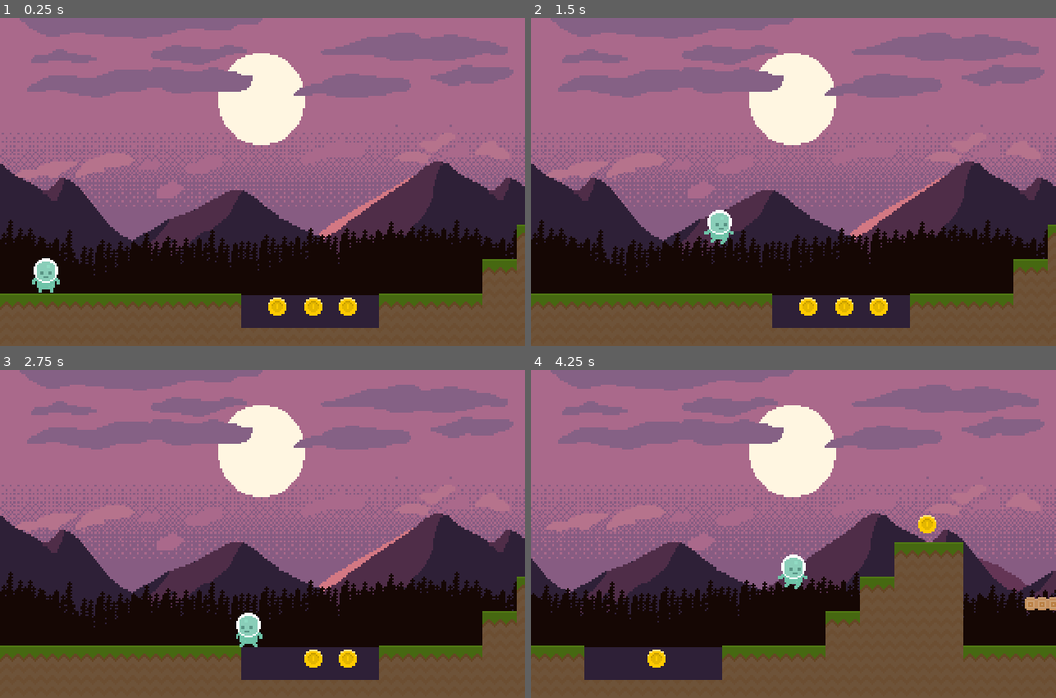
Above: before the commit, frames 1-4 (two rows, left to right).
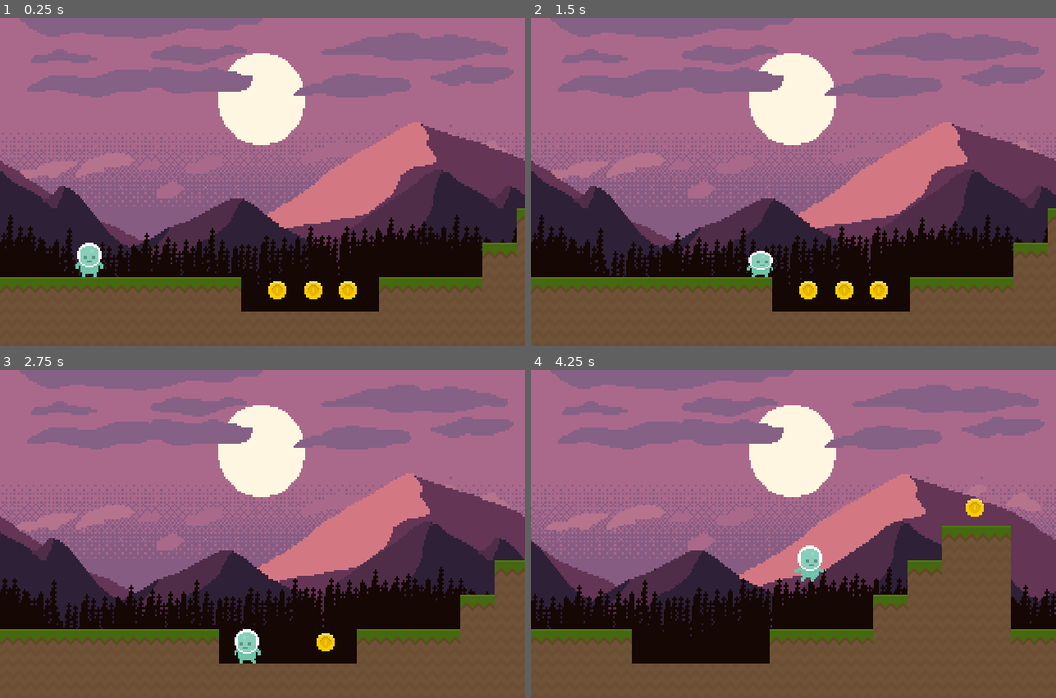
Above: after the commit, the same moments.

Repository: ludover-workshop/puzzle-platformer-2022
Game: Godot game, scene res://Main.tscn
Same seed, same stepped clock (60 frames per second), same inputs: the game is played once before the commit and once after it. Before the commit the project starts from res://level1/Level1.tscn.
Inputs:
- Up to frame 1 (0.25 s): no input
- Up to frame 2 (1.5 s): hold Right (move_right) from 0.53 s (still down); tap Space (jump) at 0.6, 0.77, 1.07, 1.35 s
- Up to frame 3 (2.75 s): tap Space (jump) at 1.52, 1.82, 2.1 s; release Right (move_right) at 2.03 s; hold Left (move_left) from 2.03 s (still down)
- Up to frame 4 (4.25 s): release Left (move_left) at 2.78 s; hold Right (move_right) from 2.78 s (still down); tap Space (jump) at 2.85, 3.02, 3.32, 3.6, 3.77, 4.07 s

The runs differ from the first frame. In frame 1, 20% of the frame differs, in the area x 0-100%, y 31-95%; in frame 2, 20%; in frame 3, 22%; in frame 4, 26%.

Commit message:
Ajustes de estructura de proyecto + animaciones player

Diff:
--- a/Main.tscn
+++ b/Main.tscn
@@ -1,21 +1,14 @@
 [gd_scene load_steps=4 format=2]
 
 [ext_resource path="res://player/Player.tscn" type="PackedScene" id=1]
-[ext_resource path="res://playground/Playground.tscn" type="PackedScene" id=2]
-[ext_resource path="res://camera/Camera2D.gd" type="Script" id=3]
+[ext_resource path="res://levels/Level1.tscn" type="PackedScene" id=2]
+[ext_resource path="res://camera/Camera2D.tscn" type="PackedScene" id=3]
 
 [node name="Main" type="Node2D"]
+
+[node name="Level1" parent="." instance=ExtResource( 2 )]
 
 [node name="Player" parent="." instance=ExtResource( 1 )]
 position = Vector2( 54, 155 )
 
-[node name="Playground" parent="." instance=ExtResource( 2 )]
-
-[node name="Camera2D" type="Camera2D" parent="."]
-position = Vector2( 53, 157 )
-offset = Vector2( 0, -30 )
-current = true
-smoothing_enabled = true
-editor_draw_limits = true
-editor_draw_drag_margin = true
-script = ExtResource( 3 )
+[node name="Camera2D" parent="." instance=ExtResource( 3 )]
--- a/backgrounds/Background.tscn
+++ b/backgrounds/Background.tscn
@@ -8,7 +8,8 @@
 [node name="ForestBackground" type="ParallaxBackground"]
 
 [node name="ParallaxLayer" type="ParallaxLayer" parent="."]
-motion_scale = Vector2( 0, 1 )
+motion_scale = Vector2( 0, 0 )
+motion_offset = Vector2( 0, -100 )
 
 [node name="Parallax-mountain-bg" type="Sprite" parent="ParallaxLayer"]
 position = Vector2( 0, 100 )
@@ -16,7 +17,8 @@
 texture = ExtResource( 1 )
 
 [node name="ParallaxLayer2" type="ParallaxLayer" parent="."]
-motion_scale = Vector2( 0.3, 1 )
+motion_scale = Vector2( 0.3, 0.3 )
+motion_offset = Vector2( 0, -100 )
 motion_mirroring = Vector2( 320, 0 )
 
 [node name="Parallax-mountain-montain-far" type="Sprite" parent="ParallaxLayer2"]
@@ -25,7 +27,8 @@
 texture = ExtResource( 2 )
 
 [node name="ParallaxLayer3" type="ParallaxLayer" parent="."]
-motion_scale = Vector2( 0.5, 1 )
+motion_scale = Vector2( 0.5, 0.5 )
+motion_offset = Vector2( 0, -40 )
 motion_mirroring = Vector2( 544, 0 )
 
 [node name="Parallax-mountain-mountains" type="Sprite" parent="ParallaxLayer3"]
@@ -34,9 +37,11 @@
 texture = ExtResource( 3 )
 
 [node name="ParallaxLayer4" type="ParallaxLayer" parent="."]
-motion_scale = Vector2( 0.7, 1 )
+motion_scale = Vector2( 0.7, 0.7 )
+motion_offset = Vector2( 0, -50 )
 motion_mirroring = Vector2( 544, 0 )
 
 [node name="Parallax-mountain-trees" type="Sprite" parent="ParallaxLayer4"]
-position = Vector2( 272, 89 )
+position = Vector2( 272, 100.5 )
+scale = Vector2( 1, 1.36875 )
 texture = ExtResource( 4 )
--- a/camera/Camera2D.gd
+++ b/camera/Camera2D.gd
@@ -1,8 +1,6 @@
 extends Camera2D
 
-export(NodePath) var player_path = @"../Player"
-
-onready var player = get_node(player_path)
+onready var player = get_tree().get_nodes_in_group("Player")[0]
 
 func _process(delta):
 	position = player.position
--- /dev/null
+++ b/camera/Camera2D.tscn
@@ -0,0 +1,18 @@
+[gd_scene load_steps=2 format=2]
+
+[ext_resource path="res://camera/Camera2D.gd" type="Script" id=1]
+
+[node name="Camera2D" type="Camera2D"]
+position = Vector2( 53, 157 )
+offset = Vector2( 0, -30 )
+current = true
+limit_left = 0
+limit_bottom = 240
+drag_margin_v_enabled = true
+smoothing_enabled = true
+smoothing_speed = 10.0
+drag_margin_top = 0.5
+drag_margin_bottom = 0.0
+editor_draw_limits = true
+editor_draw_drag_margin = true
+script = ExtResource( 1 )
--- a/level1/Level1.tscn
+++ b/levels/Level1.tscn
@@ -1,9 +1,7 @@
-[gd_scene load_steps=14 format=2]
+[gd_scene load_steps=12 format=2]
 
-[ext_resource path="res://player/Player.tscn" type="PackedScene" id=1]
 [ext_resource path="res://tilemaps/Ground.tscn" type="PackedScene" id=2]
 [ext_resource path="res://backgrounds/Background.tscn" type="PackedScene" id=3]
-[ext_resource path="res://camera_alt/CameraAlt.tscn" type="PackedScene" id=4]
 [ext_resource path="res://hazards/Spikes.tscn" type="PackedScene" id=5]
 [ext_resource path="res://objects/Trampoline.tscn" type="PackedScene" id=6]
 [ext_resource path="res://objects/Coin.tscn" type="PackedScene" id=7]
@@ -20,8 +18,6 @@
 
 [node name="Ground" parent="." instance=ExtResource( 2 )]
 tile_data = PoolIntArray( 65535, 0, 65538, 131071, 0, 65538, 65607, 0, 3, 65608, 0, 3, 65609, 0, 3, 65610, 0, 3, 65611, …(3751 unchanged characters)…
-
-[node name="CameraAlt" parent="." instance=ExtResource( 4 )]
 
 [node name="MovingPlatform" parent="." instance=ExtResource( 11 )]
 position = Vector2( 567, 104 )
@@ -77,9 +73,6 @@
 position = Vector2( 1212, 66 )
 max_move = 40.0
 move_horizontal = 0.0
-
-[node name="Player" parent="." instance=ExtResource( 1 )]
-position = Vector2( 28, 140 )
 
 [node name="Key" parent="." instance=ExtResource( 8 )]
 position = Vector2( 1084, 22 )
--- a/player/Player.gd
+++ b/player/Player.gd
@@ -2,14 +2,20 @@
 
 var velocity: Vector2 = Vector2.ZERO
 
-export(float) var max_move_speed: float = 200
-export(float) var move_acceleration: float = 400
-export(float) var gravity: float = 400
+export(float) var max_move_speed: float = 100
+export(float) var move_acceleration: float = 500
+export(float) var gravity: float = 600
 export(float) var jump_speed: float = 250
 
 var key_in_pocket = false
 
 var movement_direction = Vector2.ZERO
+
+onready var state_machine = $AnimationTree.get("parameters/playback")
+
+onready var was_on_floor = is_on_floor()
+
+var just_jumped = false
 
 func _physics_process(delta):
 	movement_direction = Vector2.ZERO
@@ -19,8 +25,10 @@
 	if Input.is_action_pressed("move_left"):
 		movement_direction = Vector2.LEFT
 
+
 	if Input.is_action_just_pressed("jump") && is_on_floor():
 		velocity.y = -jump_speed
+		just_jumped = true
 
 	#velocity.x = clamp(velocity.x + movement_direction.x * move_acceleration * delta, -max_move_speed, max_move_speed)
 
@@ -29,6 +37,24 @@
 	velocity = velocity + Vector2.DOWN * gravity * delta
 
 	velocity = move_and_slide_with_snap(velocity, Vector2.DOWN, Vector2.UP)
+
+	update_animation_tree()
+
+func update_animation_tree():
+	if(just_jumped):
+		state_machine.travel("JumpStart")
+	elif was_on_floor && is_on_floor():
+		if abs(velocity.x) > 10 || movement_direction != Vector2.ZERO:
+			state_machine.travel("Walking")
+		else:
+			state_machine.travel("Idle")
+	elif !was_on_floor && is_on_floor():
+		state_machine.travel("JumpLand")
+	elif was_on_floor && !is_on_floor():
+		state_machine.travel("JumpAir")
+
+	was_on_floor = is_on_floor()
+	just_jumped = false
 
 func pickup_coin():
 	print("pickup coin")
@@ -42,6 +68,7 @@
 
 func high_jump():
 	velocity.y = -jump_speed * 1.3
+	just_jumped = true
 
 func damage_control():
 	print("Death!")
--- a/player/Player.tscn
+++ b/player/Player.tscn
@@ -9,6 +9,18 @@
 atlas = ExtResource( 1 )
 region = Rect2( 0, 0, 21, 21 )
 
+[sub_resource type="AtlasTexture" id=9]
+atlas = ExtResource( 1 )
+region = Rect2( 63, 0, 21, 21 )
+
+[sub_resource type="AtlasTexture" id=6]
+atlas = ExtResource( 1 )
+region = Rect2( 210, 0, 21, 21 )
+
+[sub_resource type="AtlasTexture" id=10]
+atlas = ExtResource( 1 )
+region = Rect2( 189, 0, 21, 21 )
+
 [sub_resource type="AtlasTexture" id=7]
 atlas = ExtResource( 1 )
 region = Rect2( 147, 0, 21, 21 )
@@ -17,13 +29,9 @@
 atlas = ExtResource( 1 )
 region = Rect2( 168, 0, 21, 21 )
 
-[sub_resource type="AtlasTexture" id=5]
-atlas = ExtResource( 1 )
-region = Rect2( 189, 0, 21, 21 )
-
-[sub_resource type="AtlasTexture" id=6]
-atlas = ExtResource( 1 )
-region = Rect2( 210, 0, 21, 21 )
+[sub_resource type="AtlasTexture" id=11]
+atlas = ExtResource( 1 )
+region = Rect2( 21, 0, 21, 21 )
 
 [sub_resource type="SpriteFrames" id=2]
 animations = [ {
@@ -32,32 +40,310 @@
 "name": "idle",
 "speed": 5.0
 }, {
+"frames": [ SubResource( 9 ) ],
+"loop": true,
+"name": "crouch",
+"speed": 5.0
+}, {
+"frames": [ SubResource( 6 ), SubResource( 10 ) ],
+"loop": true,
+"name": "walk",
+"speed": 5.0
+}, {
 "frames": [ SubResource( 7 ), SubResource( 8 ) ],
 "loop": true,
 "name": "jump",
 "speed": 5.0
 }, {
-"frames": [ SubResource( 5 ), SubResource( 6 ) ],
-"loop": true,
-"name": "walk",
+"frames": [ SubResource( 11 ) ],
+"loop": true,
+"name": "idleside",
 "speed": 5.0
 } ]
+
+[sub_resource type="Animation" id=12]
+resource_name = "Idle"
+length = 5.0
+loop = true
+tracks/0/type = "value"
+tracks/0/path = NodePath("PlayerSprites:scale")
+tracks/0/interp = 1
+tracks/0/loop_wrap = true
+tracks/0/imported = false
+tracks/0/enabled = true
+tracks/0/keys = {
+"times": PoolRealArray( -0.00338435, 0, 1.3, 3.2, 3.3, 3.4, 4.1, 4.8, 4.9, 5 ),
+"transitions": PoolRealArray( 1, 1, 1, 1, 1, 1, 1, 1, 1, 1 ),
+"update": 0,
+"values": [ Vector2( 1, 1 ), Vector2( 1, 1 ), Vector2( 1, 1.05 ), Vector2( 1, 1 ), Vector2( 1, 0.8 ), Vector2( 1, 1 ), Vector2( 1, 1.05 ), Vector2( 1, 1 ), Vector2( 1, 0.8 ), Vector2( 1, 1 ) ]
+}
+tracks/1/type = "value"
+tracks/1/path = NodePath("PlayerSprites:animation")
+tracks/1/interp = 1
+tracks/1/loop_wrap = true
+tracks/1/imported = false
+tracks/1/enabled = true
+tracks/1/keys = {
+"times": PoolRealArray( 0.000320048, 3.4 ),
+"transitions": PoolRealArray( 1, 1 ),
+"update": 1,
+"values": [ "idle", "idleside" ]
+}
+tracks/2/type = "value"
+tracks/2/path = NodePath("PlayerSprites:offset")
+tracks/2/interp = 1
+tracks/2/loop_wrap = true
+tracks/2/imported = false
+tracks/2/enabled = true
+tracks/2/keys = {
+"times": PoolRealArray( 0 ),
+"transitions": PoolRealArray( 1 ),
+"update": 0,
+"values": [ Vector2( -10, -21 ) ]
+}
+
+[sub_resource type="Animation" id=13]
+resource_name = "JumpAir"
+length = 0.1
+loop = true
+tracks/0/type = "value"
+tracks/0/path = NodePath("PlayerSprites:animation")
+tracks/0/interp = 1
+tracks/0/loop_wrap = true
+tracks/0/imported = false
+tracks/0/enabled = true
+tracks/0/keys = {
+"times": PoolRealArray( 0 ),
+"transitions": PoolRealArray( 1 ),
+"update": 1,
+"values": [ "jump" ]
+}
+tracks/1/type = "value"
+tracks/1/path = NodePath("PlayerSprites:offset")
+tracks/1/interp = 1
+tracks/1/loop_wrap = true
+tracks/1/imported = false
+tracks/1/enabled = true
+tracks/1/keys = {
+"times": PoolRealArray( 0 ),
+"transitions": PoolRealArray( 1 ),
+"update": 0,
+"values": [ Vector2( -10, -21 ) ]
+}
+
+[sub_resource type="Animation" id=14]
+resource_name = "JumpLand"
+length = 0.3
+loop = true
+step = 0.05
+tracks/0/type = "value"
+tracks/0/path = NodePath("PlayerSprites:animation")
+tracks/0/interp = 1
+tracks/0/loop_wrap = true
+tracks/0/imported = false
+tracks/0/enabled = true
+tracks/0/keys = {
+"times": PoolRealArray( -0.00288044, 0.000320049, 0.1, 0.2 ),
+"transitions": PoolRealArray( 1, 1, 1, 1 ),
+"update": 1,
+"values": [ "crouch", "idleside", "crouch", "idleside" ]
+}
+tracks/1/type = "value"
+tracks/1/path = NodePath("PlayerSprites:scale")
+tracks/1/interp = 1
+tracks/1/loop_wrap = true
+tracks/1/imported = false
+tracks/1/enabled = true
+tracks/1/keys = {
+"times": PoolRealArray( 0.000320049, 0.1, 0.3 ),
+"transitions": PoolRealArray( 1, 1, 1 ),
+"update": 0,
+"values": [ Vector2( 1, 1 ), Vector2( 1, 0.5 ), Vector2( 1, 1 ) ]
+}
+tracks/2/type = "value"
+tracks/2/path = NodePath("PlayerSprites:offset")
+tracks/2/interp = 1
+tracks/2/loop_wrap = true
+tracks/2/imported = false
+tracks/2/enabled = true
+tracks/2/keys = {
+"times": PoolRealArray( 0 ),
+"transitions": PoolRealArray( 1 ),
+"update": 0,
+"values": [ Vector2( -10, -21 ) ]
+}
+
+[sub_resource type="Animation" id=15]
+resource_name = "JumpStart"
+length = 0.5
+loop = true
+step = 0.02
+tracks/0/type = "value"
+tracks/0/path = NodePath("PlayerSprites:animation")
+tracks/0/interp = 1
+tracks/0/loop_wrap = true
+tracks/0/imported = false
+tracks/0/enabled = true
+tracks/0/keys = {
+"times": PoolRealArray( -0.00416064, 0.00160025, 0.132934 ),
+"transitions": PoolRealArray( 1, 1, 1 ),
+"update": 1,
+"values": [ "idle", "walk", "jump" ]
+}
+tracks/1/type = "value"
+tracks/1/path = NodePath("PlayerSprites:scale")
+tracks/1/interp = 1
+tracks/1/loop_wrap = true
+tracks/1/imported = false
+tracks/1/enabled = true
+tracks/1/keys = {
+"times": PoolRealArray( 0, 0.0723188, 0.2, 0.470793 ),
+"transitions": PoolRealArray( 1, 1, 1, 1 ),
+"update": 0,
+"values": [ Vector2( 1, 1 ), Vector2( 1, 0.5 ), Vector2( 1, 1.5 ), Vector2( 1, 1 ) ]
+}
+tracks/2/type = "value"
+tracks/2/path = NodePath("PlayerSprites:offset")
+tracks/2/interp = 1
+tracks/2/loop_wrap = true
+tracks/2/imported = false
+tracks/2/enabled = true
+tracks/2/keys = {
+"times": PoolRealArray( 0 ),
+"transitions": PoolRealArray( 1 ),
+"update": 0,
+"values": [ Vector2( -10, -21 ) ]
+}
+
+[sub_resource type="Animation" id=16]
+resource_name = "Walking"
+length = 0.4
+loop = true
+tracks/0/type = "value"
+tracks/0/path = NodePath("PlayerSprites:animation")
+tracks/0/interp = 1
+tracks/0/loop_wrap = true
+tracks/0/imported = false
+tracks/0/enabled = true
+tracks/0/keys = {
+"times": PoolRealArray( 0 ),
+"transitions": PoolRealArray( 1 ),
+"update": 1,
+"values": [ "walk" ]
+}
+tracks/1/type = "value"
+tracks/1/path = NodePath("PlayerSprites:scale")
+tracks/1/interp = 1
+tracks/1/loop_wrap = true
+tracks/1/imported = false
+tracks/1/enabled = true
+tracks/1/keys = {
+"times": PoolRealArray( 0, 0.2, 0.4 ),
+"transitions": PoolRealArray( 1, 1, 1 ),
+"update": 0,
+"values": [ Vector2( 1, 1 ), Vector2( 1, 0.95 ), Vector2( 1, 0.99324 ) ]
+}
+tracks/2/type = "value"
+tracks/2/path = NodePath("PlayerSprites:offset")
+tracks/2/interp = 1
+tracks/2/loop_wrap = true
+tracks/2/imported = false
+tracks/2/enabled = true
+tracks/2/keys = {
+"times": PoolRealArray( 0, 0.2, 0.4 ),
+"transitions": PoolRealArray( 1, 1, 1 ),
+"update": 0,
+"values": [ Vector2( -10, -21 ), Vector2( -10, -20 ), Vector2( -10, -21 ) ]
+}
+
+[sub_resource type="AnimationNodeAnimation" id=17]
+animation = "Idle"
+
+[sub_resource type="AnimationNodeAnimation" id=18]
+animation = "JumpAir"
+
+[sub_resource type="AnimationNodeAnimation" id=19]
+animation = "JumpLand"
+
+[sub_resource type="AnimationNodeAnimation" id=20]
+animation = "JumpStart"
+
+[sub_resource type="AnimationNodeAnimation" id=21]
+animation = "Walking"
+
+[sub_resource type="AnimationNodeStateMachineTransition" id=22]
+switch_mode = 2
+auto_advance = true
+
+[sub_resource type="AnimationNodeStateMachineTransition" id=23]
+
+[sub_resource type="AnimationNodeStateMachineTransition" id=24]
+
+[sub_resource type="AnimationNodeStateMachineTransition" id=25]
+
+[sub_resource type="AnimationNodeStateMachineTransition" id=26]
+
+[sub_resource type="AnimationNodeStateMachineTransition" id=27]
+switch_mode = 2
+auto_advance = true
+
+[sub_resource type="AnimationNodeStateMachineTransition" id=28]
+
+[sub_resource type="AnimationNodeStateMachineTransition" id=29]
+switch_mode = 2
+
+[sub_resource type="AnimationNodeStateMachineTransition" id=32]
+
+[sub_resource type="AnimationNodeStateMachineTransition" id=33]
+
+[sub_resource type="AnimationNodeStateMachineTransition" id=34]
+
+[sub_resource type="AnimationNodeStateMachineTransition" id=35]
+
+[sub_resource type="AnimationNodeStateMachine" id=30]
+states/Idle/node = SubResource( 17 )
+states/Idle/position = Vector2( 251.667, 137.667 )
+states/JumpAir/node = SubResource( 18 )
+states/JumpAir/position = Vector2( 661, 151.667 )
+states/JumpLand/node = SubResource( 19 )
+states/JumpLand/position = Vector2( 507.14, 300.333 )
+states/JumpStart/node = SubResource( 20 )
+states/JumpStart/position = Vector2( 507.453, 50.1111 )
+states/Walking/node = SubResource( 21 )
+states/Walking/position = Vector2( 237.667, 264.333 )
+transitions = [ "JumpStart", "JumpAir", SubResource( 22 ), "JumpAir", "JumpLand", SubResource( 23 ), "Idle", "JumpStart", SubResource( 24 ), "Idle", "Walking", SubResource( 25 ), "Walking", "Idle", SubResource( 26 ), "JumpLand", "Idle", SubResource( 27 ), "Walking", "JumpStart", SubResource( 28 ), "JumpLand", "Walking", SubResource( 29 ), "JumpLand", "JumpStart", SubResource( 32 ), "Walking", "JumpAir", SubResource( 33 ), "Idle", "JumpAir", SubResource( 34 ), "JumpStart", "JumpLand", SubResource( 35 ) ]
+start_node = "Idle"
+
+[sub_resource type="AnimationNodeStateMachinePlayback" id=31]
 
 [node name="Player" type="KinematicBody2D" groups=["Player"]]
 script = ExtResource( 2 )
 __meta__ = {
 "_edit_group_": true
 }
-max_move_speed = 100.0
-move_acceleration = 600.0
-gravity = 1100.0
-jump_speed = 300.0
 
 [node name="PlayerSprites" type="AnimatedSprite" parent="."]
+position = Vector2( 0, 10 )
+scale = Vector2( 1, 0.986758 )
 frames = SubResource( 2 )
-animation = "idle"
+animation = "walk"
+playing = true
+centered = false
+offset = Vector2( -10, -20.7352 )
 script = ExtResource( 4 )
 
 [node name="CollisionShape2D" type="CollisionShape2D" parent="."]
-position = Vector2( 0, 1 )
 shape = ExtResource( 3 )
+
+[node name="AnimationPlayer" type="AnimationPlayer" parent="."]
+anims/Idle = SubResource( 12 )
+anims/JumpAir = SubResource( 13 )
+anims/JumpLand = SubResource( 14 )
+anims/JumpStart = SubResource( 15 )
+anims/Walking = SubResource( 16 )
+
+[node name="AnimationTree" type="AnimationTree" parent="."]
+tree_root = SubResource( 30 )
+anim_player = NodePath("../AnimationPlayer")
+active = true
+parameters/playback = SubResource( 31 )
--- a/player/PlayerSprites.gd
+++ b/player/PlayerSprites.gd
@@ -7,11 +7,3 @@
 		flip_h = false
 	if player.movement_direction == Vector2.LEFT:
 		flip_h = true
-
-	if player.is_on_floor():
-		if abs(player.velocity.x) > 10:
-			play("walk")
-		else:
-			play("idle")
-	else:
-		play("jump")
--- a/playground2/Playground2.tscn
+++ b/playground2/Playground2.tscn
@@ -1,9 +1,7 @@
-[gd_scene load_steps=13 format=2]
+[gd_scene load_steps=11 format=2]
 
-[ext_resource path="res://player/Player.tscn" type="PackedScene" id=1]
 [ext_resource path="res://tilemaps/Ground.tscn" type="PackedScene" id=2]
 [ext_resource path="res://backgrounds/Background.tscn" type="PackedScene" id=3]
-[ext_resource path="res://camera_alt/CameraAlt.tscn" type="PackedScene" id=4]
 [ext_resource path="res://hazards/Spikes.tscn" type="PackedScene" id=5]
 [ext_resource path="res://objects/Trampoline.tscn" type="PackedScene" id=6]
 [ext_resource path="res://objects/Key.tscn" type="PackedScene" id=8]
@@ -19,8 +17,6 @@
 
 [node name="Ground" parent="." instance=ExtResource( 2 )]
 tile_data = PoolIntArray( 65535, 0, 3, 131071, 0, 3, 196607, 0, 3, 262143, 0, 3, 327679, 0, 3, 262163, 0, 3, 262164, 0, …(1528 unchanged characters)…
-
-[node name="CameraAlt" parent="." instance=ExtResource( 4 )]
 
 [node name="Spikes" parent="." instance=ExtResource( 5 )]
 position = Vector2( 155, 158 )
@@ -61,7 +57,4 @@
 [node name="LockedDoor" parent="." instance=ExtResource( 13 )]
 position = Vector2( 739, 147 )
 
-[node name="Player" parent="." instance=ExtResource( 1 )]
-position = Vector2( 480, 137 )
-
 [connection signal="keylock_opened" from="KeyLock" to="LockedDoor" method="open"]
--- a/project.godot
+++ b/project.godot
@@ -11,7 +11,7 @@
 [application]
 
 config/name="Puzzle-platformer"
-run/main_scene="res://level1/Level1.tscn"
+run/main_scene="res://Main.tscn"
 
 [display]
 
Not shown: 1 places in player/Player.tscn that only renumber resources
